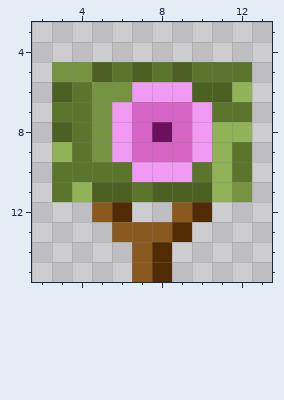
Pixel-art sprite -- textures/blocks/potted_flowering_azalea_bush_plant.png. The first picture shows the starting point.
The file is 16x16 pixels. Shown: x 2..13, y 3..15.
The result:
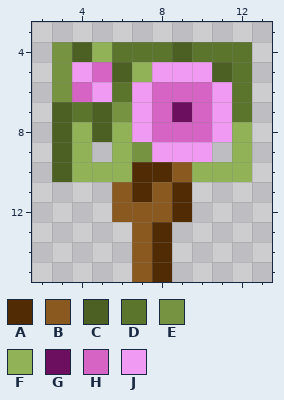
Palette (. is transparent): A #502b04  B #8a5920  C #4b6022  D #5b752d  E #759341  F #91b257  G #6d0f5f  H #d664c5  J #f19af4
From the commit log: potted azalea converted by @Langtanium
From old to new:
Changed rows in their new state; - is an unchanged pixel.
first column x 3:
 4 ECFDDDCDDD
 5 -JHCFJJJC-
 6 EHJD-HHHJD
 7 C-CEJ-GHJ-
 8 -FCFJH-HJ-
 9 CF.FEJJ-.F
10 CFFFAABF-F
11 ...BABA...
12 --.BBBA.--
13 ---.-A.---
